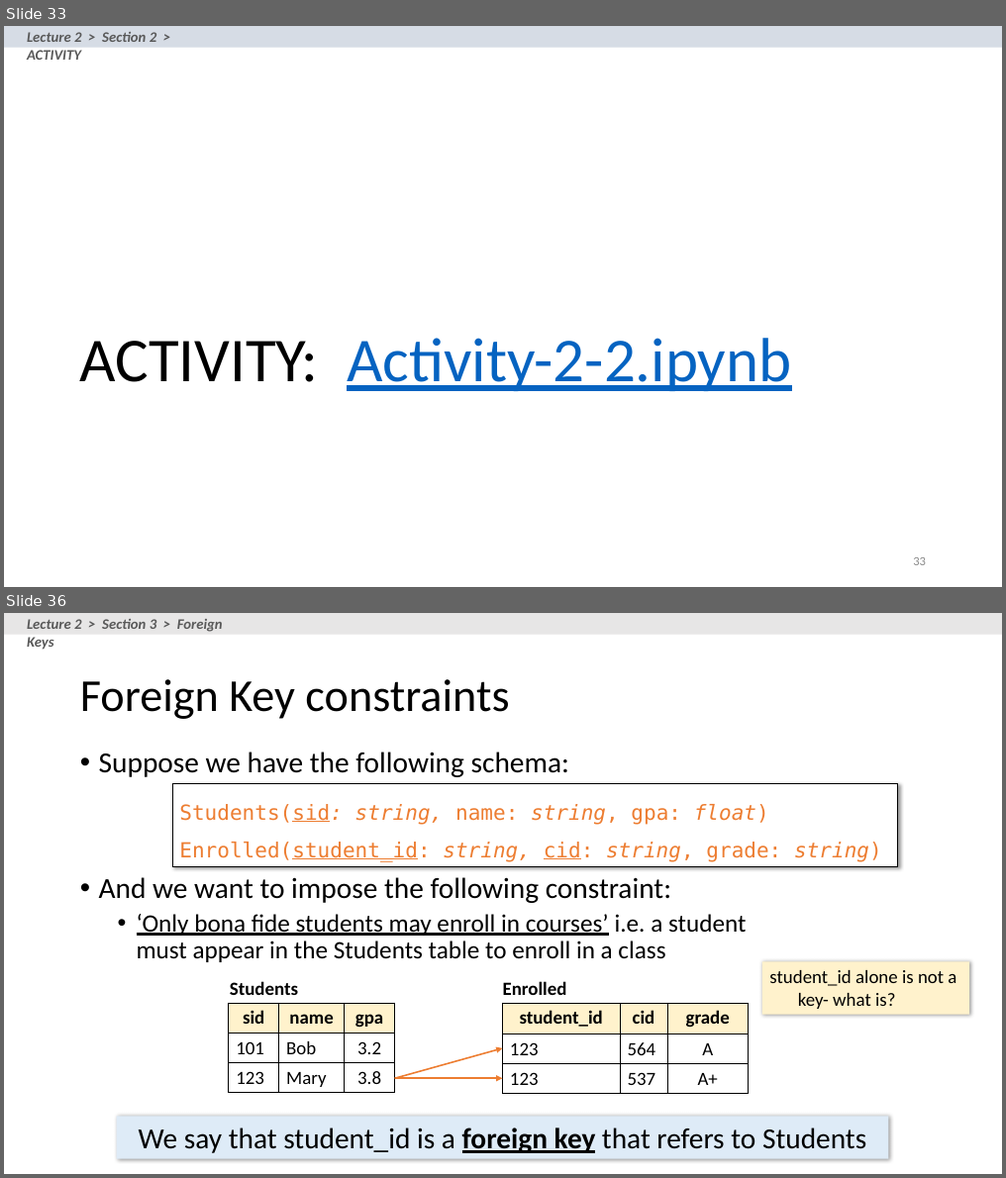
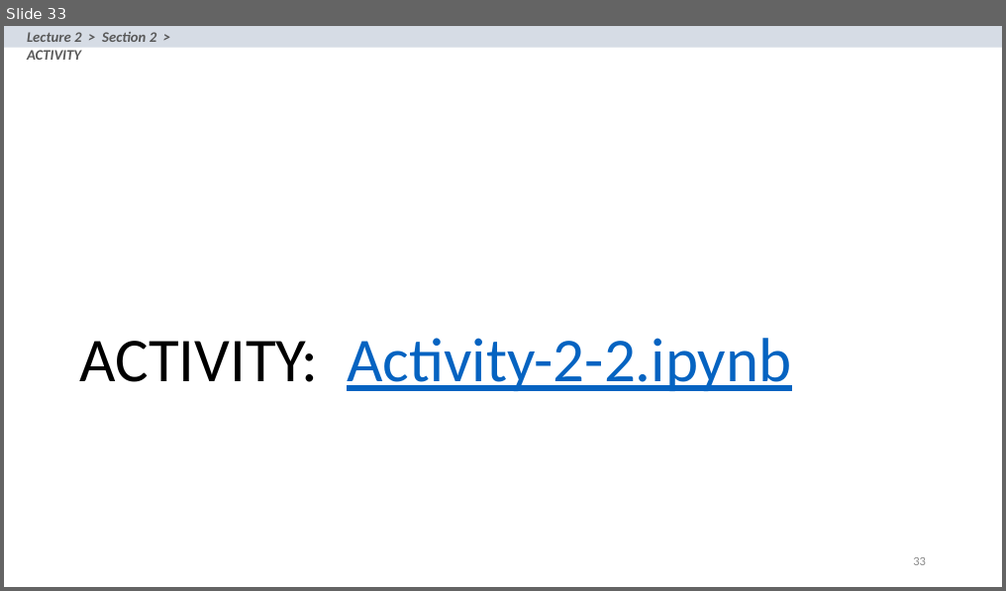
Before and after one commit to yazduni-cs/database-fall2018, a slide deck: lectures/lecture-2-3-4/Lecture_2_SQL.pptx. Shown one above the other, each under a label of ours: slides 33 and 36 before the commit, slide 33 after it; the slides between them are not shown. The pictures are 1006x1178 and 1006x591 pixels, drawn with LibreOffice and Linux fonts; fonts in the diff are those of the drawing. Boxes give left, top, right and bottom in pixels: in the first picture for what was removed or moved away, otherwise in the second. Text is boxed around its words. In the diff, an @@ line names an element or a change of style, - is before the commit and + after.

```diff
--- a/lectures/lecture-2-3-4/Lecture_2_SQL.pptx
+++ b/lectures/lecture-2-3-4/Lecture_2_SQL.pptx
@@ slide 36 removed at (4, 613, 1002, 1174), background #FFFFFF @@
@@ rectangle removed at (4, 613, 1002, 635) @@
@@ text removed at (27, 619, 223, 650) @@
-Lecture 2 > Section 3 > Foreign Keys
@@ title removed at (80, 679, 509, 719) @@
-Foreign Key constraints
@@ text removed at (99, 752, 746, 962) @@
-• Suppose we have the following schema:
-• And we want to impose the following constraint:
-  • ‘Only bona fide students may enroll in courses’ i.e. a student must appear in the Students table to enroll in a class
@@ rectangle removed at (172, 783, 899, 866) @@
-Students(sid: string, name: string, gpa: float)
-Enrolled(student_id: string, cid: string, grade: string)
@@ rectangle removed at (762, 961, 969, 1015) @@
-student_id alone is not a key- what is?
@@ text removed at (230, 981, 298, 995) @@
-Students
@@ text removed at (503, 981, 567, 995) @@
-Enrolled
@@ table removed at (229, 1003, 394, 1093), 3 rows, 3 columns @@
-sid | name | gpa
-101 | Bob | 3.2
-123 | Mary | 3.8
@@ table removed at (503, 1003, 748, 1094), 3 rows, 3 columns @@
-student_id | cid | grade
-123 | 564 | A
-123 | 537 | A+
@@ arrow removed from (395, 1078) to (503, 1049) @@
@@ arrow removed from (395, 1078) to (503, 1078) @@
@@ rectangle removed at (116, 1117, 888, 1159) @@
-We say that student_id is a foreign key that refers to Students
```
Also in this commit, not shown: 18 other slides removed, 2 other files.
